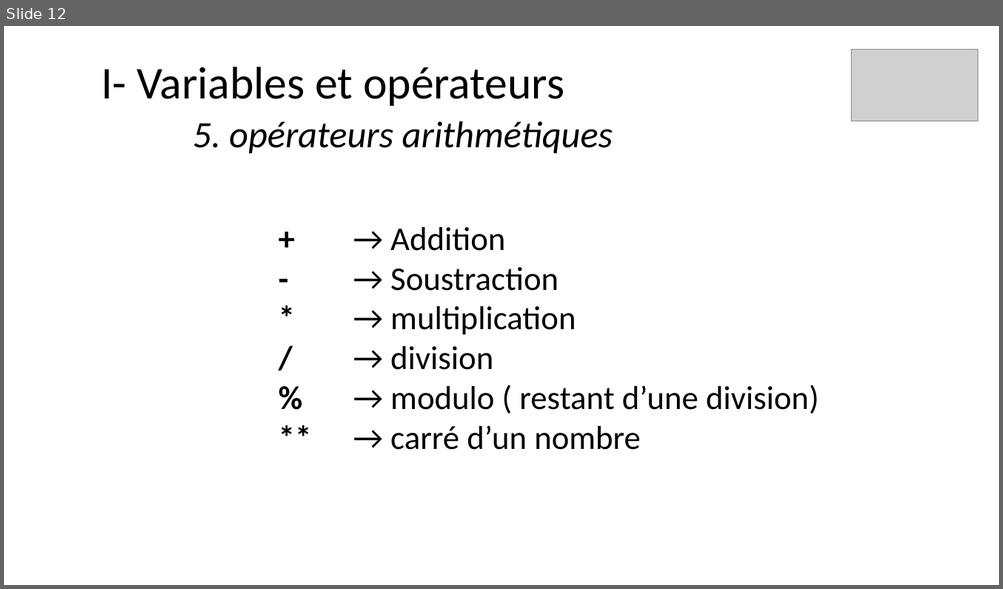
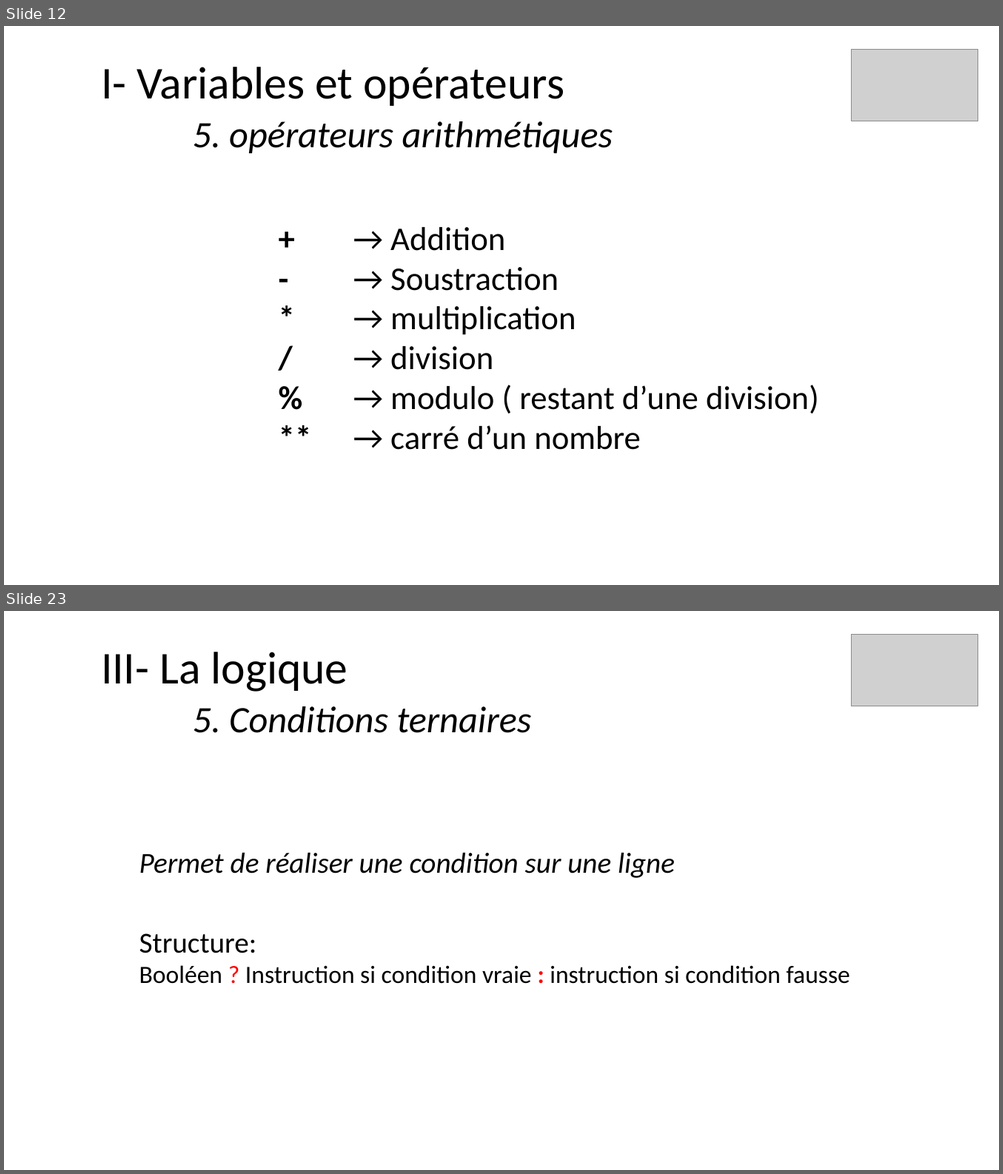
Before and after one commit to ArMb57/JavaScript, a slide deck: cours.pptx. Shown one above the other, each under a label of ours: slide 12 before the commit, slides 12 and 23 after it; the slides between them are not shown. The pictures are 1003x589 and 1003x1174 pixels, drawn with LibreOffice and Linux fonts; fonts in the diff are those of the drawing; grey boxes stand for pictures. Boxes give left, top, right and bottom in pixels: in the first picture for what was removed or moved away, otherwise in the second. Text is boxed around its words. In the diff, an @@ line names an element or a change of style, - is before the commit and + after.

```diff
--- a/cours.pptx
+++ b/cours.pptx
@@ slide 23 added at [4, 611, 999, 1170], background #FFFFFF @@
@@ title added at [101, 652, 532, 733], 36 pt, text #000000, italic @@
+III- La logique
+5. Conditions ternaires
@@ picture added at [851, 634, 978, 706] @@
@@ text added at [139, 852, 850, 984], 24 pt, text #000000 @@
+Permet de réaliser une condition sur une ligne
+Structure:
+Booléen ? Instruction si condition vraie : instruction si condition fausse
```
Also in this commit, not shown: 15 other slides added, 8 other files.
